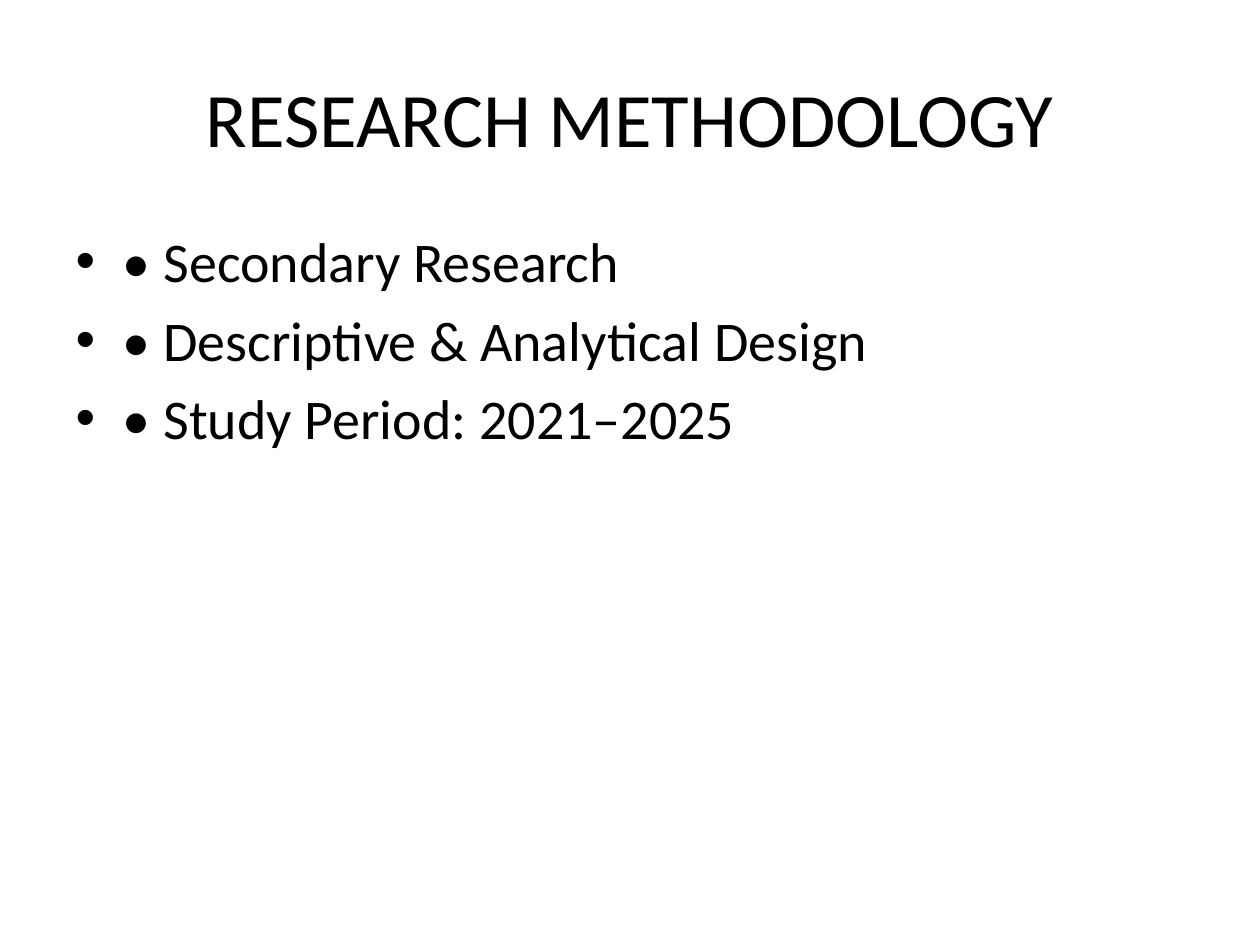
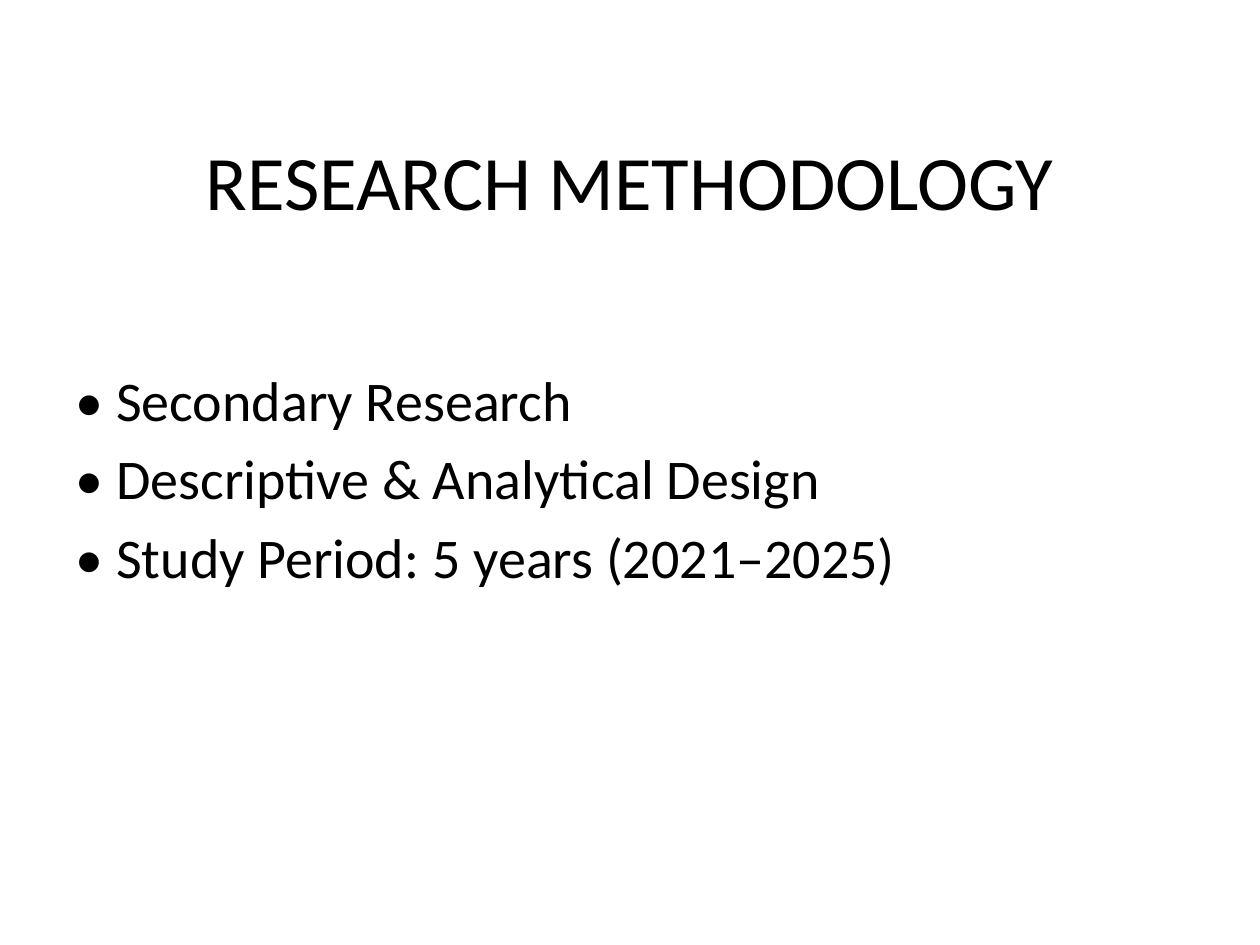
Before and after one commit to MMSHRIKARA/SHRIVATHSA, a slide deck: slide 6 of Viva_Project_Presentation_Shrivathsa.pptx. Drawn at 1260x945 pixels with LibreOffice and Linux fonts; fonts in the diff are those of the drawing. Boxes give left, top, right and bottom in pixels: in the first picture for what was removed or moved away, otherwise in the second. Text is boxed around its words. In the diff, an @@ line names an element or a change of style, - is before the commit and + after.

```diff
--- a/Viva_Project_Presentation_Shrivathsa.pptx
+++ b/Viva_Project_Presentation_Shrivathsa.pptx
@@ title "RESEARCH METHODOLOGY": place and size @@
-title "RESEARCH METHODOLOGY" at [206,97,1054,148]
+title "RESEARCH METHODOLOGY" at [206,160,1054,211]
@@ text "• Secondary Research": place and size @@
-text "• Secondary Research" at [163,243,867,448]
+text "• Secondary Research" at [116,382,895,587]
@@ text at [116,382,820,509]: bullet • to none @@
@@ text at [116,537,895,587]: text changed @@
-• • Study Period: 2021–2025
+• Study Period: 5 years (2021–2025)
```
Also in this commit, not shown: 9 other slides changed, 2 slides added, 1 slide removed.
